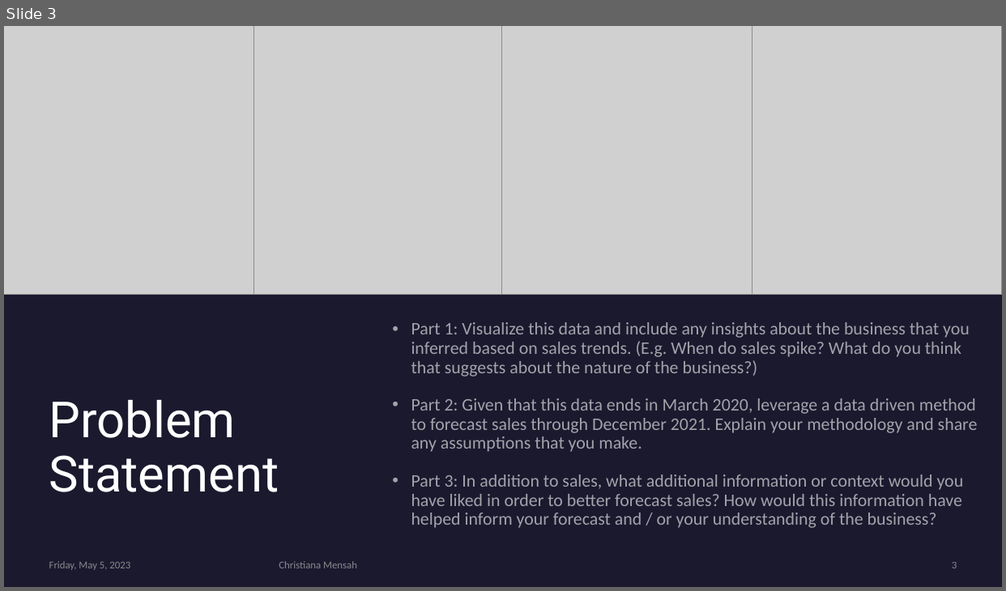
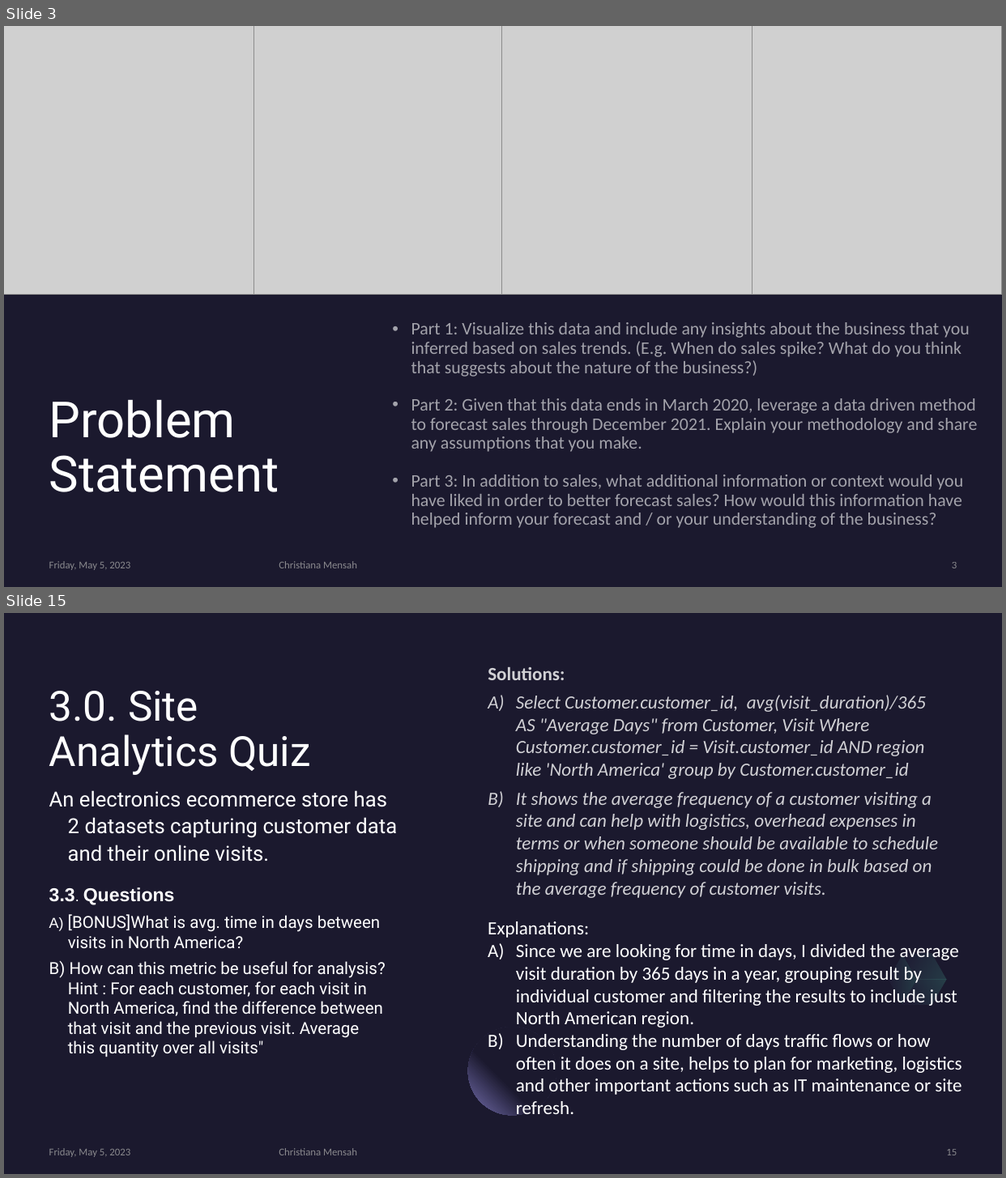
Before and after one commit to cmensah11/ForcastingCase, a slide deck: Forecast Analysis and SQL Queries.pptx. Shown one above the other, each under a label of ours: slide 3 before the commit, slides 3 and 15 after it; the slides between them are not shown. The pictures are 1006x591 and 1006x1178 pixels, drawn with LibreOffice and Linux fonts; fonts in the diff are those of the drawing; grey boxes stand for pictures. Boxes give left, top, right and bottom in pixels: in the first picture for what was removed or moved away, otherwise in the second. Text is boxed around its words. In the diff, an @@ line names an element or a change of style, - is before the commit and + after.

Commit message:
updating marketing quiz spreadsheet and power point analysis

```diff
--- a/Forecast Analysis and SQL Queries.pptx
+++ b/Forecast Analysis and SQL Queries.pptx
@@ slide 15 added at (4, 613, 1002, 1174), background #1B192E @@
@@ text added at (488, 667, 939, 898), 18 pt, text #FFFFFF at 80% opacity, italic @@
+Solutions:
+A) Select Customer.customer_id, avg(visit_duration)/365 AS "Average Days" from Customer, Visit Where Customer.customer_id = Visit.customer_id AND region like 'North America' group by Customer.customer_id
+B) It shows the average frequency of a customer visiting a site and can help with logistics, overhead expenses in terms or when someone should be available to schedule shipping and if shipping could be done in bulk based on the average frequency of customer visits.
@@ title added at (49, 691, 310, 775), 40 pt, text #FFFFFF @@
+3.0. Site Analytics Quiz
@@ text added at (49, 790, 397, 862), 20 pt, text #FFFFFF @@
+An electronics ecommerce store has 2 datasets capturing customer data and their online visits.
@@ text added at (49, 888, 386, 1058), 16 pt, text #FFFFFF @@
+3.3. Questions
+A) [BONUS]What is avg. time in days between visits in North America?
+B) How can this metric be useful for analysis? Hint : For each customer, for each visit in North America, find the difference between that visit and the previous visit. Average this quantity over all visits"
@@ text added at (488, 922, 962, 1116), 18 pt, text #FFFFFF @@
+Explanations:
+A) Since we are looking for time in days, I divided the average visit duration by 365 days in a year, grouping result by individual customer and filtering the results to include just North American region.
+B) Understanding the number of days traffic flows or how often it does on a site, helps to plan for marketing, logistics and other important actions such as IT maintenance or site refresh.
@@ freeform shape added at (895, 941, 954, 993), fill gradient #2C284A to #5BEFC1 @@
@@ freeform shape added at (881, 954, 924, 1005), fill gradient #2C284A to #5BEFC1 @@
@@ freeform shape added at (902, 967, 946, 1018), fill gradient #2C284A to #5BEFC1 @@
@@ ellipse added at (468, 1027, 556, 1115), fill gradient #1B192E to #7771B2 @@
@@ text added at (49, 1148, 130, 1157), 10 pt, text #A6A6A6 at 80% opacity @@
+Friday, May 5, 2023
@@ text added at (279, 1148, 357, 1156), 10 pt, text #A6A6A6 at 80% opacity @@
+Christiana Mensah
@@ page number added at (946, 1149, 957, 1156), 10 pt, text #A6A6A6 at 80% opacity @@
+15
```
Also in this commit, not shown: 6 slides changed, 7 other slides added, 5 slides removed, 1 other file.
